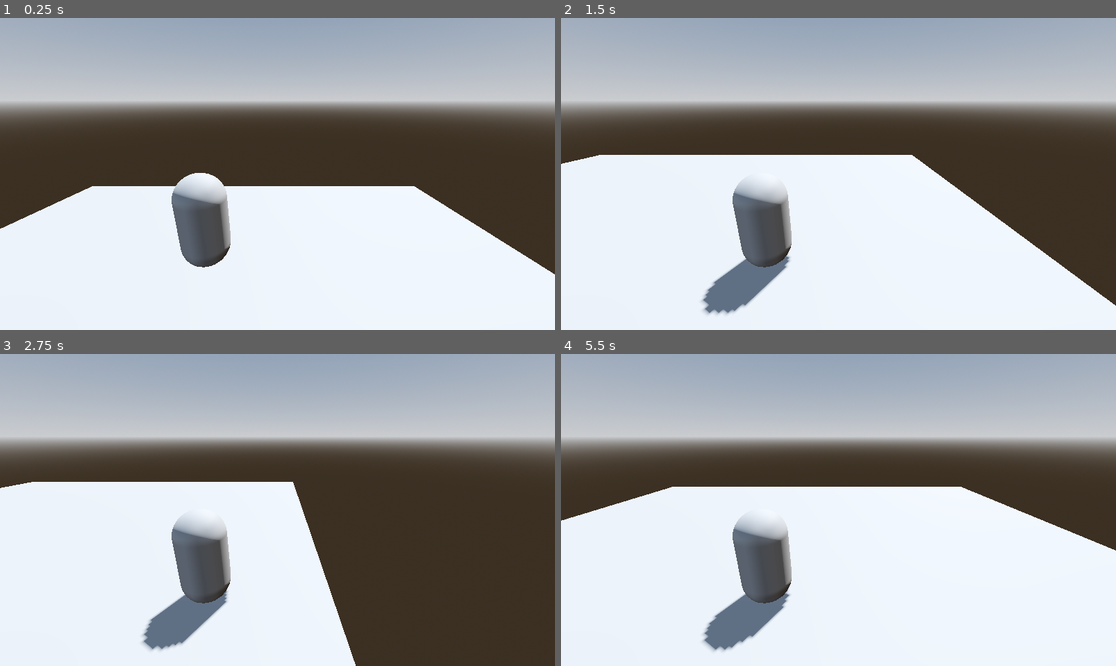
Above: before the commit, frames 1-4 (two rows, left to right).
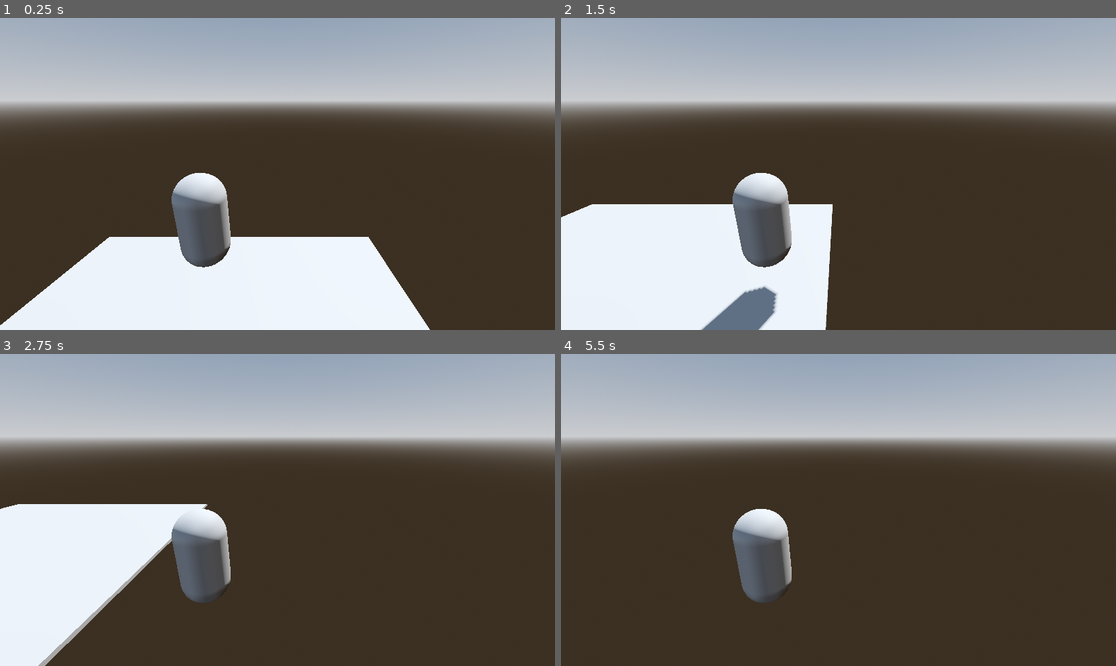
Above: after the commit, the same moments.

Repository: MichaelHayesMC/Term_3_Godot_GameName
Game: Godot game, scene res://node_3d.tscn
Two runs of this game, one before a commit and one after it. Both use one fixed random seed, a clock stepped at 60 frames per second and the inputs below.
Inputs:
- Up to frame 1 (0.25 s): no input
- Up to frame 2 (1.5 s): hold D (move_right) 0.53-1.28 s; tap Space (jump) at 0.6, 0.77, 1.07, 1.35 s; hold S (move_backward) from 1.28 s (still down)
- Up to frame 3 (2.75 s): tap Space (jump) at 1.52, 1.82, 2.1 s; release S (move_backward) at 2.03 s; hold D (move_right) from 2.03 s (still down)
- Up to frame 4 (5.5 s): release D (move_right) at 2.78 s; hold W (move_forward) 2.78-3.53 s; tap Space (jump) at 2.85, 3.02, 3.32, 3.6, 3.77, 4.07, 4.35, 4.52, 4.82, 5.1 s; hold A (move_left) 3.53-5.03 s; hold S (move_backward) from 5.03 s (still down)

The runs differ from the first frame. In frame 1, 21% of the frame differs, in the area x 0-100%, y 53-100%; in frame 2, 29%; in frame 3, 21%; in frame 4, 51%, in the area x 0-100%, y 42-100%.

Commit message:
Tweaked the clarification of jump action and hitbox of platform

Diff:
--- a/new-game-project/character_body_3d.gd
+++ b/new-game-project/character_body_3d.gd
@@ -11,7 +11,7 @@
 		velocity += get_gravity() * delta
 
 	# Handle jump.
-	if Input.is_action_just_pressed("jumpadw") and is_on_floor():
+	if Input.is_action_just_pressed("jump") and is_on_floor():
 		velocity.y = JUMP_VELOCITY
 
 	# Get the input direction and handle the movement/deceleration.
--- a/new-game-project/node_3d.tscn
+++ b/new-game-project/node_3d.tscn
@@ -17,7 +17,7 @@
 
 [sub_resource type="PhysicsMaterial" id="PhysicsMaterial_a202f"]
 
-[sub_resource type="WorldBoundaryShape3D" id="WorldBoundaryShape3D_noarx"]
+[sub_resource type="BoxShape3D" id="BoxShape3D_a202f"]
 
 [sub_resource type="BoxMesh" id="BoxMesh_4xowi"]
 
@@ -30,14 +30,16 @@
 [node name="WorldEnvironment" type="WorldEnvironment" parent="." unique_id=1635802988]
 environment = SubResource("Environment_noarx")
 
-[node name="StaticBody3D" type="StaticBody3D" parent="." unique_id=1150942541]
+[node name="Node3D" type="Node3D" parent="." unique_id=1131920864]
+transform = Transform3D(10, 0, 0, 0, 0.1, 0, 0, 0, 10, 0, 0, 0)
+
+[node name="StaticBody3D" type="StaticBody3D" parent="Node3D" unique_id=1150942541]
 physics_material_override = SubResource("PhysicsMaterial_a202f")
 
-[node name="CollisionShape3D" type="CollisionShape3D" parent="StaticBody3D" unique_id=1521952302]
-shape = SubResource("WorldBoundaryShape3D_noarx")
+[node name="CollisionShape3D" type="CollisionShape3D" parent="Node3D/StaticBody3D" unique_id=1521952302]
+shape = SubResource("BoxShape3D_a202f")
 
-[node name="MeshInstance3D" type="MeshInstance3D" parent="StaticBody3D" unique_id=931718446]
-transform = Transform3D(19.855967, 0, 0, 0, 0.061364587, 0, 0, 0, 20, 0, 0, 0)
+[node name="MeshInstance3D" type="MeshInstance3D" parent="Node3D/StaticBody3D" unique_id=931718446]
 mesh = SubResource("BoxMesh_4xowi")
 
 [node name="CharacterBody3D" parent="." unique_id=1438579107 instance=ExtResource("1_a202f")]
